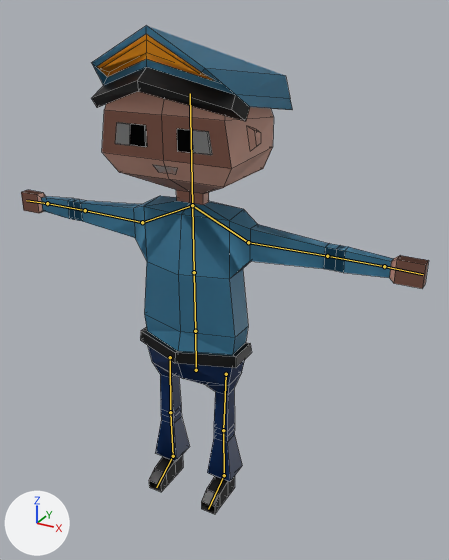
One commit to the Blender file Animated character.blend: the scene before it, then after it.
The view is the same before and after, from a camera (50 mm lens) standing at (0.825, -1.329, 1.38) and looking at (0.114, -0.036, 0.733). Every picture has the same lights, and +X, +Y and +Z are marked at lower left. The bones that bend it are drawn over the model as lines. Mesh edges are drawn as thin lines.

Objects in the first picture: 'Police', 'PoliceHat'.
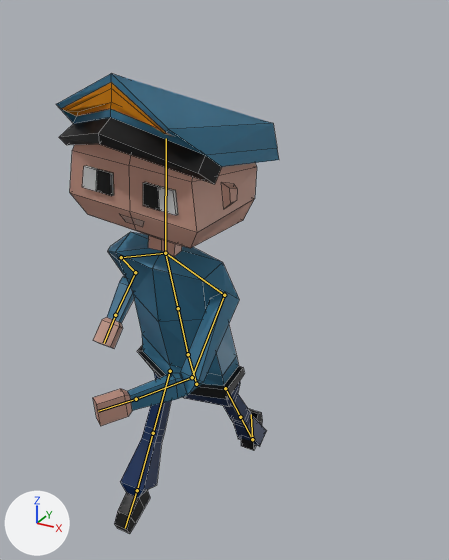
The newer file adds an action. The first version stands in its rest pose; the second is drawn at frame 12 of the action 'Run'.

Boxes (x1, y1, x2, y2) around the edits, measured in the pictures (449 x 560 px):
```json
{"object": "Police", "change": "posed", "before": [21, 91, 429, 514], "after": [70, 144, 267, 534], "on screen": "52% narrower, 8% shorter"}
{"object": "PoliceHat", "change": "posed", "before": [92, 26, 292, 121], "after": [56, 73, 279, 184], "on screen": "11% wider, 17% taller"}
{"bone": "Root", "before": "(196, 370) to (195, 331)", "after": "(196, 384) to (188, 354)"}
{"bone": "Spine1", "before": "(195, 331) to (194, 272)", "after": "(188, 354) to (178, 308)"}
{"bone": "Head", "before": "(192, 205) to (190, 93)", "after": "(165, 253) to (166, 138)"}
{"bone": "UpperArm.L", "before": "(248, 242) to (327, 256)", "after": "(224, 295) to (192, 377)"}
{"bone": "LowerArm.L", "before": "(327, 256) to (384, 266)", "after": "(192, 377) to (136, 399)"}
{"bone": "UpperArm.R", "before": "(142, 222) to (85, 210)", "after": "(121, 257) to (135, 272)"}
{"bone": "LowerArm.R", "before": "(85, 210) to (47, 203)", "after": "(135, 272) to (115, 315)"}
```

Scene script edits in JSON lines:
```json
{"block": "bone_root", "where": "bone_root = bpy.data.objects['Armature'].pose.bones['Root']"}
{"op": "set", "path": "bone_root.location", "old": "(0.0, 0.0, 0.0)", "new": "(0.0, -0.049, 0.0)"}
{"op": "set", "path": "bone_root.rotation_quaternion", "old": "(1.0, 0.0, 0.0, 0.0)", "new": "(0.987, 0.159, 0.0, 0.0)", "note": "degrees (0, 0, 0) -> degrees (18, 0, 0)"}
{"block": "bone_spine1", "where": "bone_spine1 = bpy.data.objects['Armature'].pose.bones['Spine1']  # child of 'Root'"}
{"op": "set", "path": "bone_spine1.rotation_quaternion", "old": "(1.0, 0.0, 0.0, 0.0)", "new": "(0.998, 0.002, -0.05, -0.023)", "note": "degrees (0, 0, 0) -> degrees (0, -6, -3)"}
{"block": "bone_head", "where": "bone_head = bpy.data.objects['Armature'].pose.bones['Head']  # child of 'Spine2'"}
{"op": "set", "path": "bone_head.rotation_quaternion", "old": "(1.0, 0.0, 0.0, 0.0)", "new": "(0.989, -0.148, 0.0, 0.0)", "note": "degrees (0, 0, 0) -> degrees (-17, 0, 0)"}
{"block": "bone_upperarm_l", "where": "bone_upperarm_l = bpy.data.objects['Armature'].pose.bones['UpperArm.L']  # child of 'Shoulder.L'"}
{"op": "set", "path": "bone_upperarm_l.rotation_quaternion", "old": "(1.0, 0.0, 0.0, 0.0)", "new": "(0.632, 0.359, -0.332, -0.601)", "note": "degrees (0, 0, 0) -> degrees (59, 1, -87)"}
{"block": "bone_lowerarm_l", "where": "bone_lowerarm_l = bpy.data.objects['Armature'].pose.bones['LowerArm.L']  # child of 'UpperArm.L'"}
{"op": "set", "path": "bone_lowerarm_l.rotation_quaternion", "old": "(1.0, 0.0, 0.0, 0.0)", "new": "(0.711, 0.076, -0.579, -0.391)", "note": "degrees (0, 0, 0) -> degrees (60, -50, -88)"}
{"block": "bone_upperarm_r", "where": "bone_upperarm_r = bpy.data.objects['Armature'].pose.bones['UpperArm.R']  # child of 'Shoulder.R'"}
{"op": "set", "path": "bone_upperarm_r.rotation_quaternion", "old": "(1.0, 0.0, 0.0, 0.0)", "new": "(0.757, -0.068, -0.348, 0.549)", "note": "degrees (0, 0, 0) -> degrees (-33, -27, 80)"}
{"block": "bone_lowerarm_r", "where": "bone_lowerarm_r = bpy.data.objects['Armature'].pose.bones['LowerArm.R']  # child of 'UpperArm.R'"}
{"op": "set", "path": "bone_lowerarm_r.rotation_quaternion", "old": "(1.0, 0.0, 0.0, 0.0)", "new": "(0.68, 0.716, 0.16, -0.022)", "note": "degrees (0, 0, 0) -> degrees (94, 14, 12)"}
{"block": "bone_iktarget_l", "where": "bone_iktarget_l = bpy.data.objects['Armature'].pose.bones['IKTarget.L']"}
{"op": "set", "path": "bone_iktarget_l.location", "old": "(0.0, 0.0, 0.0)", "new": "(0.0, 0.328, 0.22)"}
{"op": "set", "path": "bone_iktarget_l.rotation_quaternion", "old": "(1.0, 0.0, 0.0, 0.0)", "new": "(0.558, 0.83, 0.0, 0.0)", "note": "degrees (0, 0, 0) -> degrees (112, 0, 0)"}
{"block": "bone_iktarget_r", "where": "bone_iktarget_r = bpy.data.objects['Armature'].pose.bones['IKTarget.R']"}
{"op": "set", "path": "bone_iktarget_r.location", "old": "(0.0, 0.0, 0.0)", "new": "(0.0, -0.199, 0.004)"}
{"op": "set", "path": "bone_iktarget_r.rotation_quaternion", "old": "(1.0, 0.0, 0.0, 0.0)", "new": "(0.98, 0.201, 0.0, 0.0)", "note": "degrees (0, 0, 0) -> degrees (23, 0, 0)"}
```
